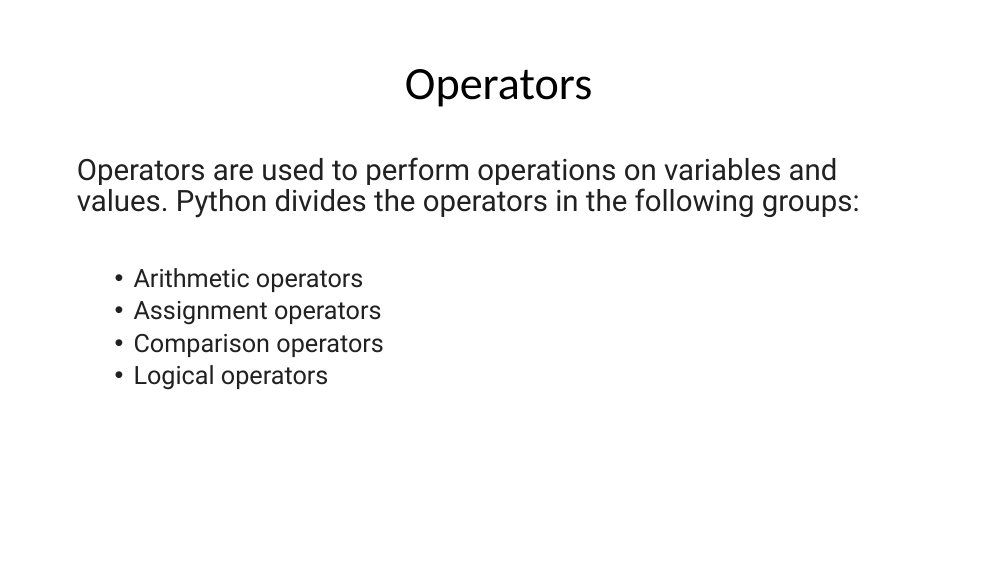
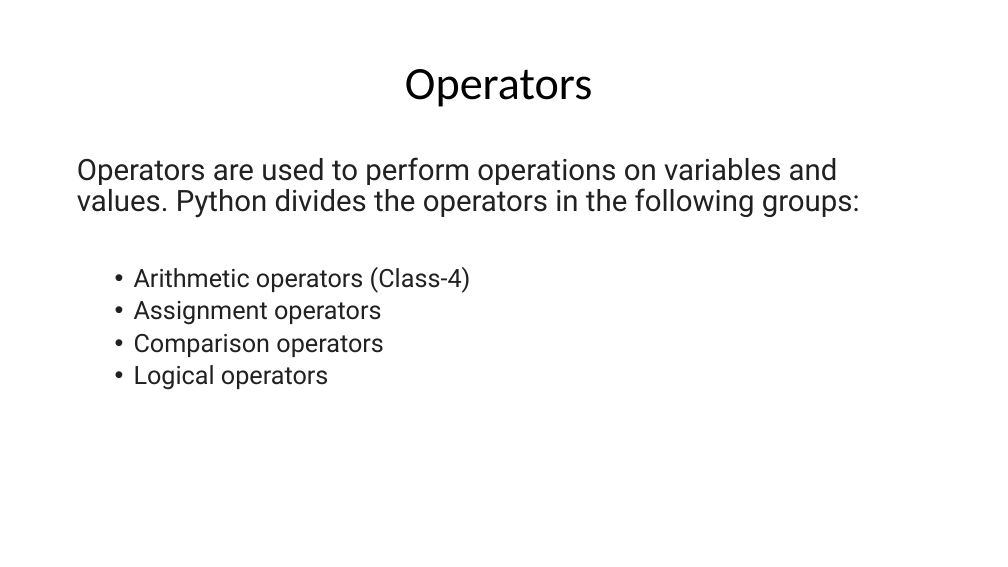
Before and after one commit to sikander-nawaz/Python_Volunteer_Teaching, a slide deck: slide 2 of Class 5/Operator.pptx. Drawn at 1008x567 pixels with LibreOffice and Linux fonts; fonts in the diff are those of the drawing. Boxes give left, top, right and bottom in pixels: in the first picture for what was removed or moved away, otherwise in the second. Text is boxed around its words. In the diff, an @@ line names an element or a change of style, - is before the commit and + after.

Commit message:
'class-5'

```diff
--- a/Class 5/Operator.pptx
+++ b/Class 5/Operator.pptx
@@ text at (134, 267, 471, 293): text changed @@
-  • Arithmetic operators
+  • Arithmetic operators (Class-4)
```
